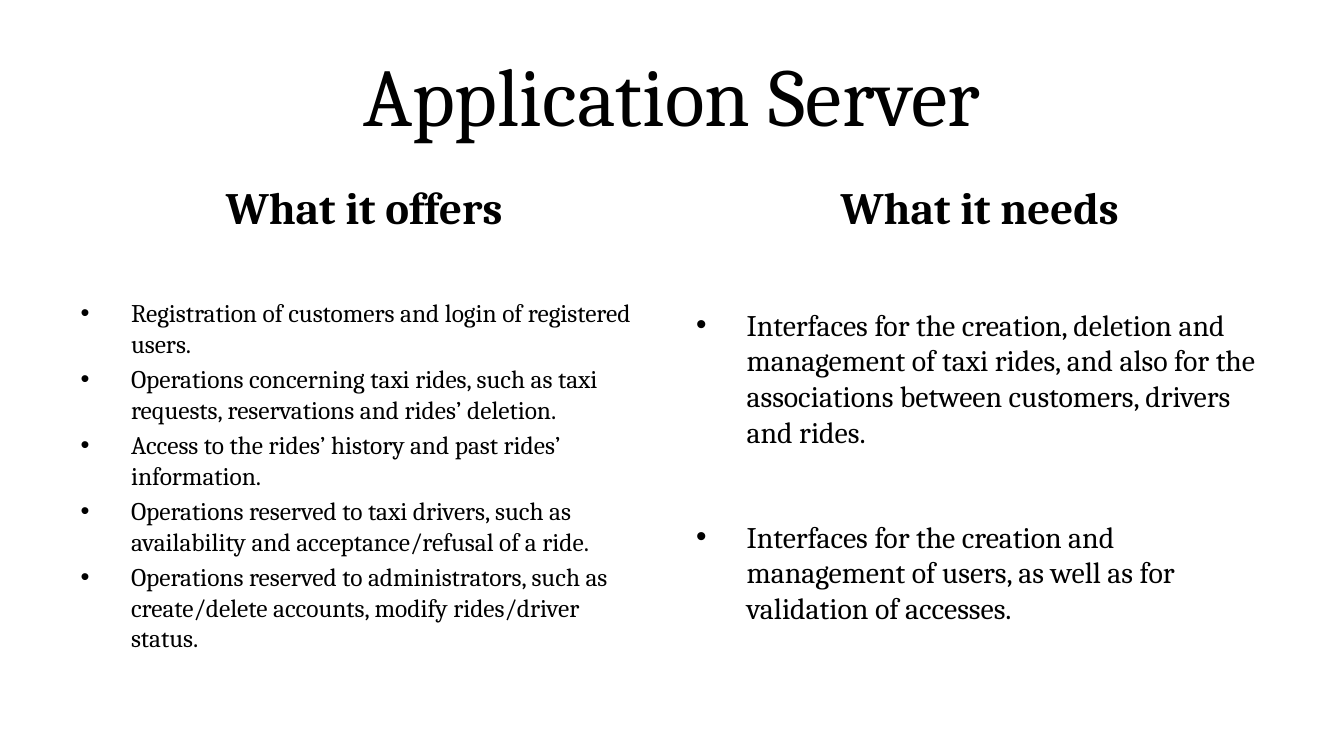
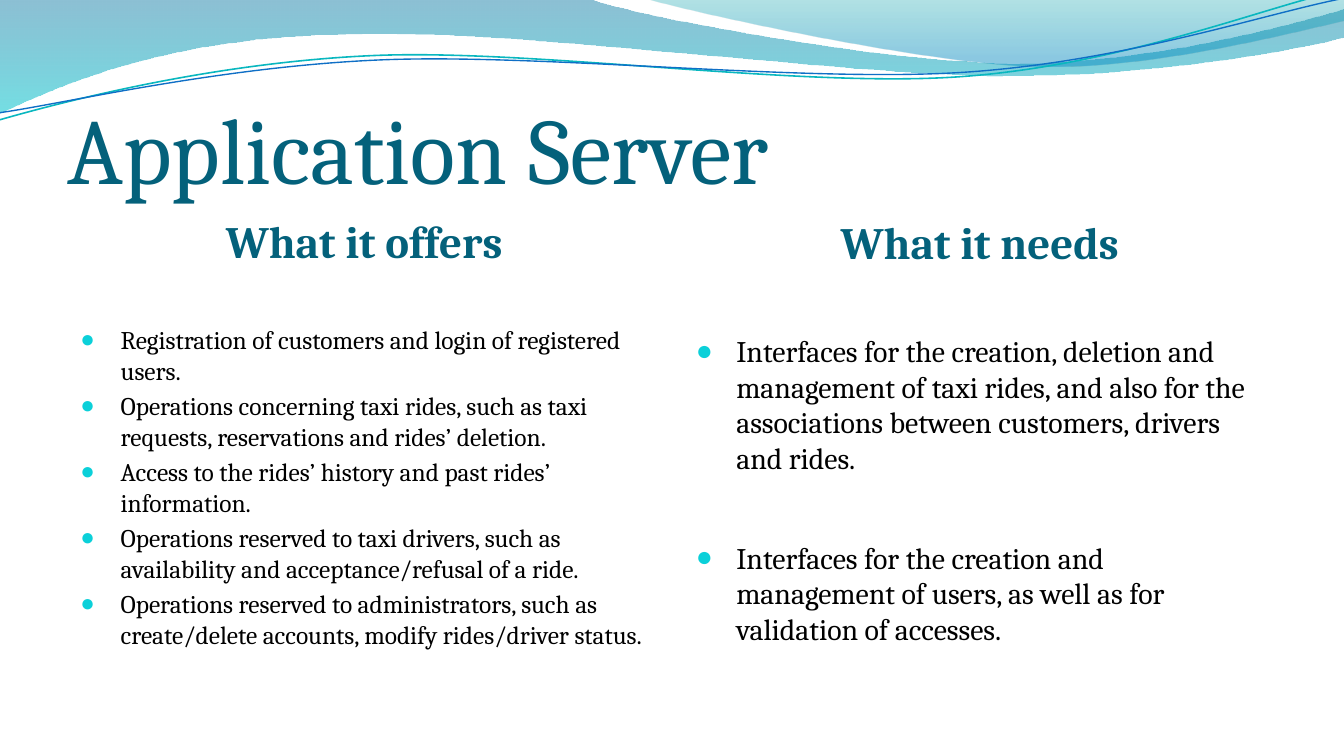
Before and after one commit to MarcoRomani/myTaxyService-SE2-PozziRomani, a slide deck: slide 2 of OtherStuff/DD all files/Components’ Interfaces.pptx. Drawn at 1344x756 pixels with LibreOffice and Linux fonts; fonts in the diff are those of the drawing; background and template pictures are left out. Boxes give left, top, right and bottom in pixels: in the first picture for what was removed or moved away, otherwise in the second. Text is boxed around its words. In the diff, an @@ line names an element or a change of style, - is before the commit and + after.

```diff
--- a/OtherStuff/DD all files/Components’ Interfaces.pptx
+++ b/OtherStuff/DD all files/Components’ Interfaces.pptx
@@ freeform shape added at [0,0,1344,113], fill gradient #0074A1 to #00C6CF @@
@@ freeform shape added at [0,0,1344,126], outline #0AB8BF 0.85 pt @@
@@ freeform shape added at [0,0,1344,120], outline #0F6FC6 0.75 pt @@
@@ freeform shape added at [644,0,1344,69], fill gradient #00A1A9 to #008BBF @@
@@ title "Application Server": place and size @@
-title "Application Server" at [363,69,981,144]
+title "Application Server" at [67,99,769,204]
@@ title "Application Server" at [67,99,769,204]: size 44 to 50 pt, text colour #000000 to #04617B; alignment centre to left; vertical alignment middle to bottom @@
@@ text "What it offers": place and size @@
-text "What it offers" at [226,192,502,225]
+text "What it offers" at [226,226,502,259]
@@ text "What it offers" at [226,226,502,259]: text colour #000000 to #04617B; vertical alignment bottom to middle @@
@@ text "What it needs": place and size @@
-text "What it needs" at [841,192,1118,225]
+text "What it needs" at [841,227,1118,260]
@@ text "What it needs" at [841,227,1118,260]: text colour #000000 to #04617B; vertical alignment bottom to middle @@
@@ text "Registration of customers and login ...": place and size @@
-text "Registration of customers and login ..." at [131,304,631,648]
+text "Registration of customers and login ..." at [121,331,642,650]
@@ text "Registration of customers and login ..." at [121,331,642,650]: bullet • to ● @@
@@ text "Interfaces for the creation, deletion ..." at [736,341,1244,641]: bullet • to ● @@
@@ text "Interfaces for the creation, deletion ...": place and size @@
-text "Interfaces for the creation, deletion ..." at [747,315,1255,620]
+text "Interfaces for the creation, deletion ..." at [736,341,1244,641]
```
Also in this commit, not shown: 5 other slides changed, 1 other file.
